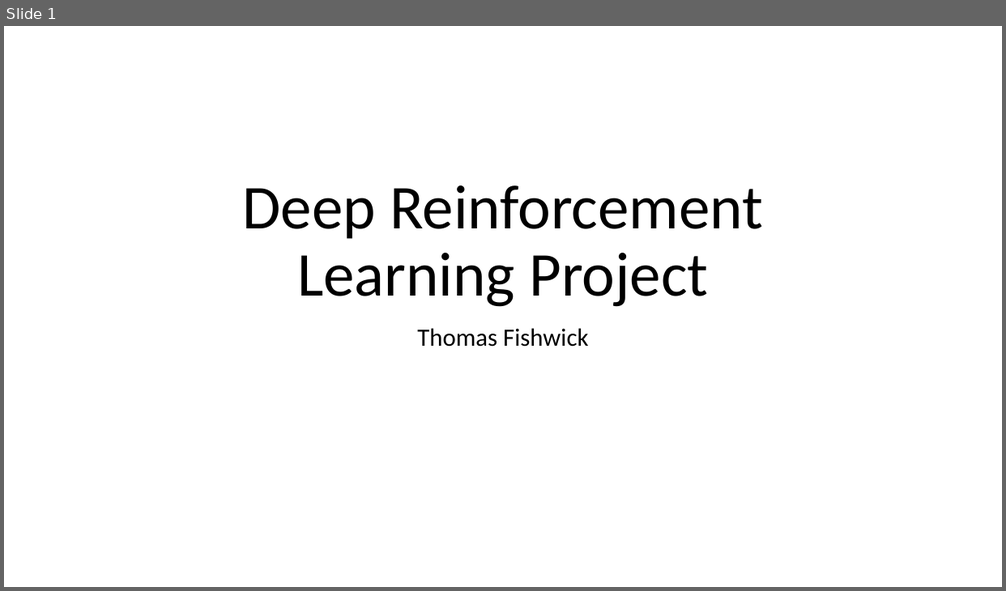
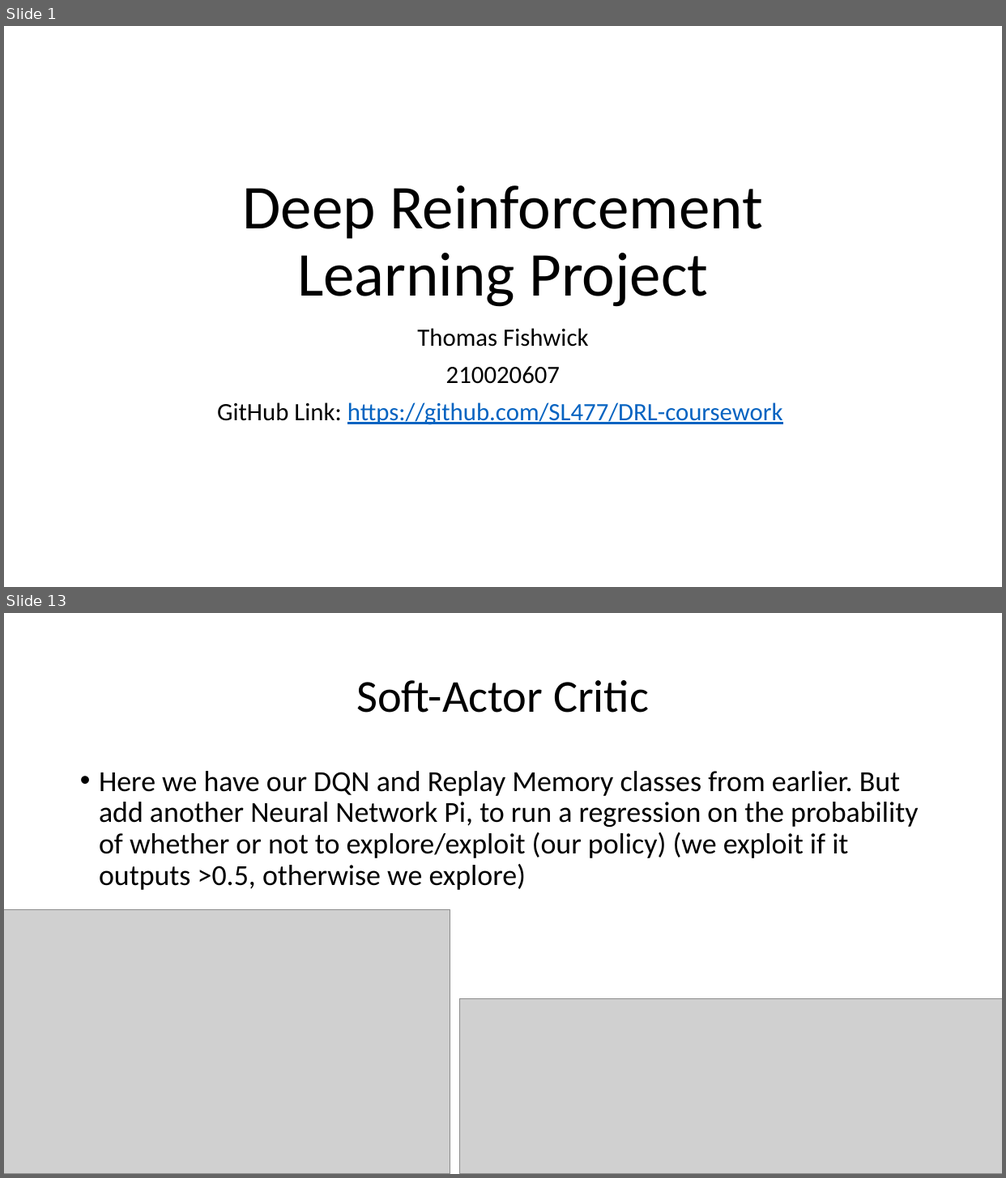
Before and after one commit to SL477/DRL-coursework, a slide deck: presentation.pptx. Shown one above the other, each under a label of ours: slide 1 before the commit, slides 1 and 13 after it; the slides between them are not shown. The pictures are 1006x591 and 1006x1178 pixels, drawn with LibreOffice and Linux fonts; fonts in the diff are those of the drawing; grey boxes stand for pictures. Boxes give left, top, right and bottom in pixels: in the first picture for what was removed or moved away, otherwise in the second. Text is boxed around its words. In the diff, an @@ line names an element or a change of style, - is before the commit and + after.

```diff
--- a/presentation.pptx
+++ b/presentation.pptx
@@ slide 13 added at [4,613,1002,1174], background #FFFFFF @@
@@ title added at [356,680,649,713], 44 pt, text #000000 @@
+Soft-Actor Critic
@@ text added at [99,771,918,890], 28 pt, text #000000 @@
+• Here we have our DQN and Replay Memory classes from earlier. But add another Neural Network Pi, to run a regression on the probability of whether or not to explore/exploit (our policy) (we exploit if it outputs >0.5, otherwise we explore)
@@ picture added at [4,910,450,1174] @@
@@ picture added at [460,999,1002,1174] @@
@@ slide 1 changed as well @@
@@ subtitle at [217,366,783,425]: paragraphs added @@
+210020607
+GitHub Link: https://github.com/SL477/DRL-coursework
```
Also in this commit, not shown: 12 other slides added, 1 other file.
